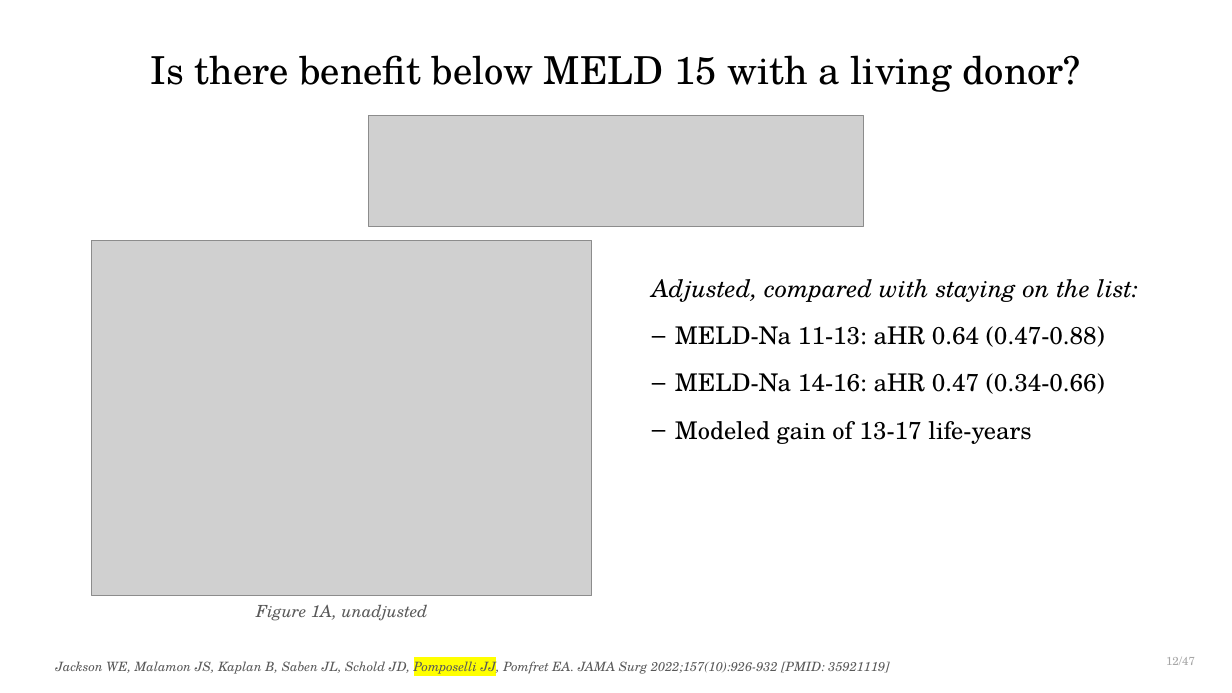
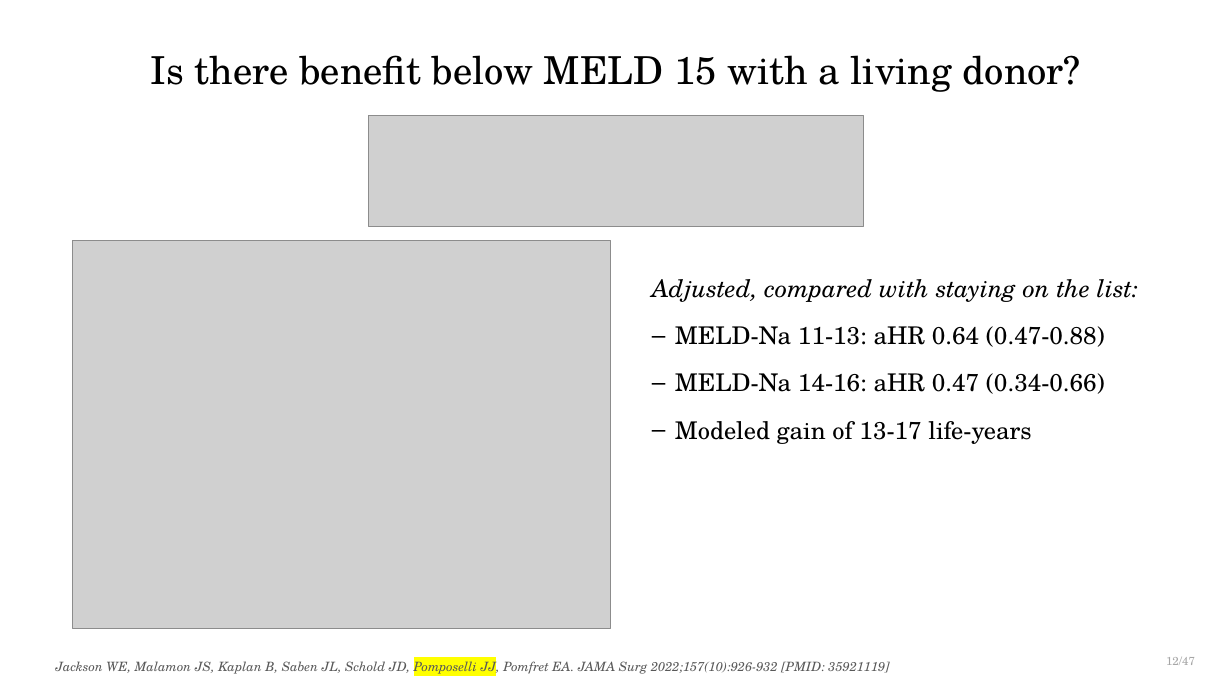
Before and after one commit to qaddodi/mohammad-almeqdadi-lectures, a slide deck: slide 12 of lectures/liver-transplant-grand-rounds-mmc-2026/Liver Transplantation When to Refer and Whats New.pptx. Drawn at 1232x693 pixels with LibreOffice and Linux fonts; fonts in the diff are those of the drawing; grey boxes stand for pictures. Boxes give left, top, right and bottom in pixels: in the first picture for what was removed or moved away, otherwise in the second. Text is boxed around its words. In the diff, an @@ line names an element or a change of style, - is before the commit and + after.

```diff
--- a/lectures/liver-transplant-grand-rounds-mmc-2026/Liver Transplantation When to Refer and Whats New.pptx
+++ b/lectures/liver-transplant-grand-rounds-mmc-2026/Liver Transplantation When to Refer and Whats New.pptx
@@ picture: place and size @@
-picture at <box>91,240,592,596</box>
+picture at <box>73,240,611,628</box>
@@ text removed at <box>256,604,428,621</box> @@
-Figure 1A, unadjusted
```
Also in this commit, not shown: 5 other files.
